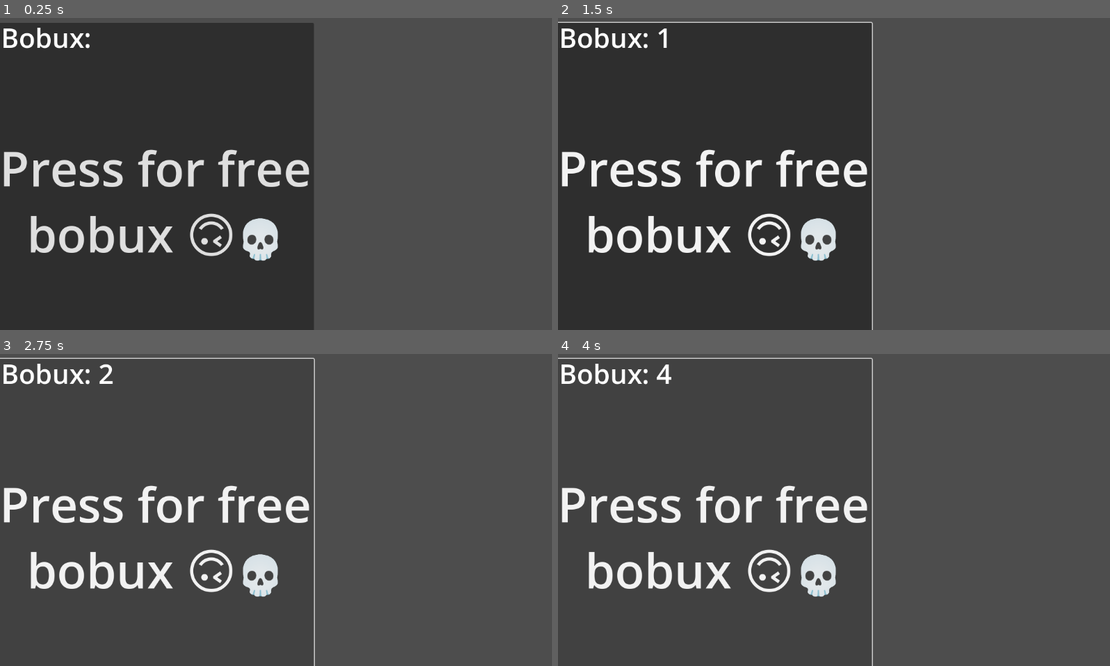
Above: before the commit, frames 1-4 (two rows, left to right).
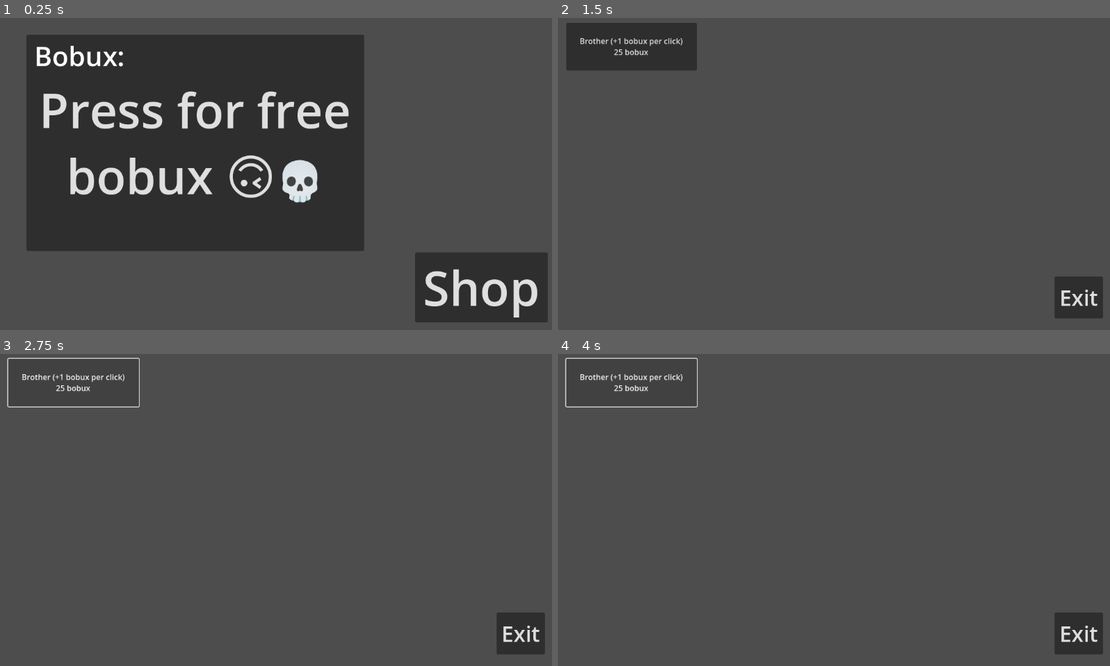
Above: after the commit, the same moments.

Repository: melong-glide/clicker
Game: Godot game, scene res://main.tscn
The game is run twice, just before and just after one commit, with the same random seed, the same clock (stepped at 60 frames per second) and the same inputs. Before the commit the project starts from res://game.tscn.
Inputs (mouse positions are in pixels of both pictures, inside the frame that each line leads up to):
- Up to frame 1 (0.25 s): no input
- Up to frame 2 (1.5 s): click "Press for free bobux 🙃💀" at 0.5 s; click (1038, 286) at 1.25 s, where only the run after the commit has a clickable "Shop"
- Up to frame 3 (2.75 s): click (71, 382) at 2 s, where only the run after the commit has a clickable "Brother (+1 bobux per click) …"
- Up to frame 4 (4 s): click (712, 538) at 2.75 s, where only the run before the commit has a clickable "Press for free bobux 🙃💀"; click (629, 382) at 3.5 s, where only the run after the commit has a clickable "Brother (+1 bobux per click) …"

The runs differ from the first frame. In frame 1, 39% of the frame differs, in the area x 0-100%, y 1-100%; in frame 2, 54%, in the area x 0-99%, y 1-100%; in frame 3, 6.7%; in frame 4, 6.7%.

Commit message:
added shop

Diff:
--- a/game.gd
+++ /dev/null
@@ -1,20 +0,0 @@
-extends Node2D
-
-
-var clicks = 0
-
-
-
-func _ready():
-	pass # Replace with function body.
-
-
-# Called every frame. 'delta' is the elapsed time since the previous frame.
-func _process(delta):
-	pass
-
-
-func _on_button_pressed():
-	print("You got scammed kid XD")
-	self.clicks += 1
-	$Label.text = "Bobux: " + str(clicks)
--- a/game.tscn
+++ b/game.tscn
@@ -1,25 +1,28 @@
-[gd_scene load_steps=2 format=3 uid="uid://dw0uflsh8aw5o"]
-
-[ext_resource type="Script" path="res://game.gd" id="1_yu0ob"]
+[gd_scene format=3 uid="uid://dw0uflsh8aw5o"]
 
 [node name="game" type="Node2D"]
-script = ExtResource("1_yu0ob")
 
 [node name="Button" type="Button" parent="."]
-offset_left = -5.0
-offset_top = 10.0
-offset_right = 651.0
-offset_bottom = 751.0
+offset_left = 55.0
+offset_top = 35.0
+offset_right = 755.0
+offset_bottom = 484.0
 theme_override_font_sizes/font_size = 100
 text = "Press for free
 bobux 🙃💀"
 
 [node name="Label" type="Label" parent="."]
-offset_left = 2.0
-offset_top = 2.0
-offset_right = 205.0
-offset_bottom = 79.0
+offset_left = 71.0
+offset_top = 40.0
+offset_right = 274.0
+offset_bottom = 117.0
 theme_override_font_sizes/font_size = 56
 text = "Bobux: "
 
-[connection signal="pressed" from="Button" to="." method="_on_button_pressed"]
+[node name="shop button" type="Button" parent="."]
+offset_left = 861.0
+offset_top = 487.0
+offset_right = 1136.0
+offset_bottom = 632.0
+theme_override_font_sizes/font_size = 100
+text = "Shop"
--- /dev/null
+++ b/main.gd
@@ -0,0 +1,32 @@
+extends Node2D
+
+var clicks = 0
+var click_power = 1
+# Called when the node enters the scene tree for the first time.
+func _ready():
+	pass # Replace with function body.
+
+
+
+# Called every frame. 'delta' is the elapsed time since the previous frame.
+func _process(delta):
+	pass
+
+
+func _on_shop_button_pressed():
+	$game.visible = false
+	$shop.visible = true
+
+
+func _on_exit_button_pressed():
+	$game.visible = true
+	$shop.visible = false
+
+func _on_main_button_pressed():
+	print("You got scammed kid XD")
+	self.clicks += click_power
+	$game/Label.text = "Bobux: " + str(clicks)
+
+
+func _brother_button_pressed():
+	self.click_power += 1
--- /dev/null
+++ b/main.tscn
@@ -0,0 +1,21 @@
+[gd_scene load_steps=4 format=3 uid="uid://dan87tpgfrh2n"]
+
+[ext_resource type="Script" path="res://main.gd" id="1_blyqg"]
+[ext_resource type="PackedScene" uid="uid://dw0uflsh8aw5o" path="res://game.tscn" id="2_xacii"]
+[ext_resource type="PackedScene" uid="uid://cbm0t7i75f545" path="res://shop.tscn" id="3_wjghk"]
+
+[node name="main" type="Node2D"]
+script = ExtResource("1_blyqg")
+
+[node name="game" parent="." instance=ExtResource("2_xacii")]
+
+[node name="shop" parent="." instance=ExtResource("3_wjghk")]
+visible = false
+
+[connection signal="pressed" from="game/Button" to="." method="_on_main_button_pressed"]
+[connection signal="pressed" from="game/shop button" to="." method="_on_shop_button_pressed"]
+[connection signal="pressed" from="shop/brother button" to="." method="_brother_button_pressed"]
+[connection signal="pressed" from="shop/exit button" to="." method="_on_exit_button_pressed"]
+
+[editable path="game"]
+[editable path="shop"]
--- a/project.godot
+++ b/project.godot
@@ -11,6 +11,6 @@
 [application]
 
 config/name="clicker"
-run/main_scene="res://game.tscn"
+run/main_scene="res://main.tscn"
 config/features=PackedStringArray("4.2", "Forward Plus")
 config/icon="res://icon.svg"
--- /dev/null
+++ b/shop.tscn
@@ -0,0 +1,20 @@
+[gd_scene format=3 uid="uid://cbm0t7i75f545"]
+
+[node name="shop" type="Node2D"]
+
+[node name="brother button" type="Button" parent="."]
+offset_left = 17.0
+offset_top = 10.0
+offset_right = 288.0
+offset_bottom = 109.0
+text = "Brother (+1 bobux per click)
+25 bobux
+"
+
+[node name="exit button" type="Button" parent="."]
+offset_left = 1030.0
+offset_top = 537.0
+offset_right = 1130.0
+offset_bottom = 624.0
+theme_override_font_sizes/font_size = 45
+text = "Exit"
